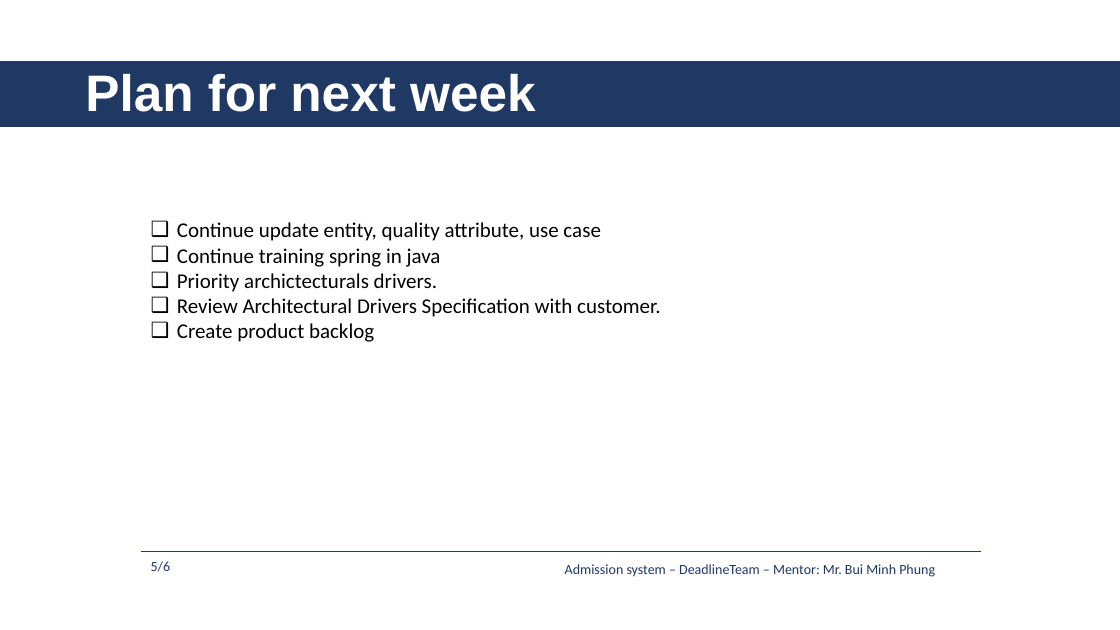
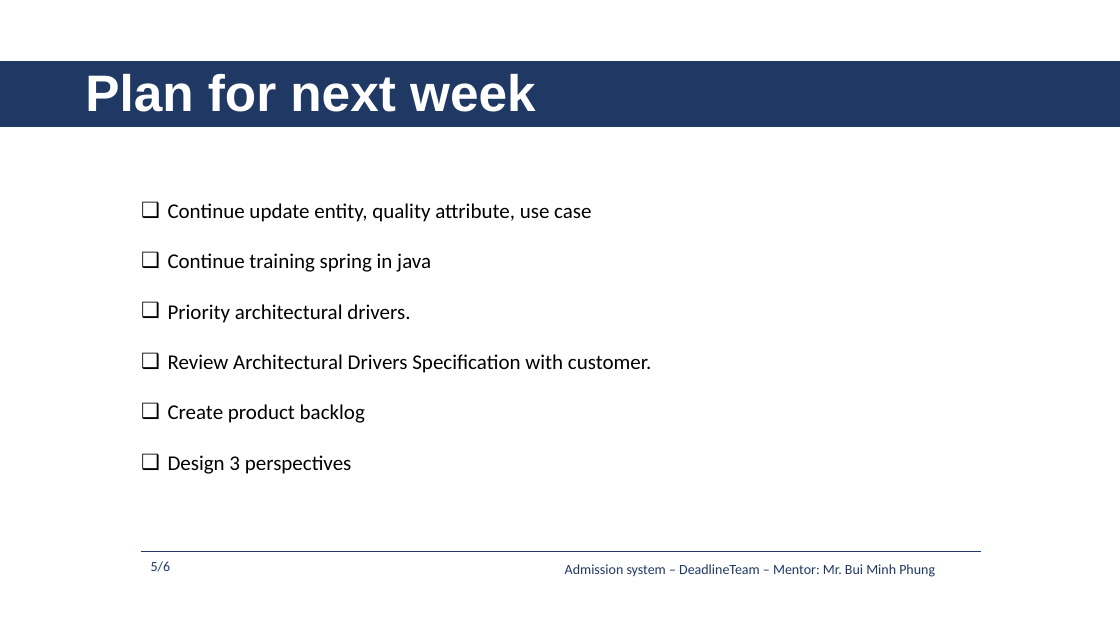
Before and after one commit to daotk/cap-deadline, a slide deck: slide 5 of 9. Presentation/AS_DeadlineTeam_Week9.pptx. Drawn at 1120x630 pixels with LibreOffice and Linux fonts; fonts in the diff are those of the drawing. Boxes give left, top, right and bottom in pixels: in the first picture for what was removed or moved away, otherwise in the second. Text is boxed around its words. In the diff, an @@ line names an element or a change of style, - is before the commit and + after.

```diff
--- a/9. Presentation/AS_DeadlineTeam_Week9.pptx
+++ b/9. Presentation/AS_DeadlineTeam_Week9.pptx
@@ text "Continue update entity, quality attribute, ...": place and size @@
-text "Continue update entity, quality attribute, ..." at bbox=[177, 222, 660, 342]
+text "Continue update entity, quality attribute, ..." at bbox=[168, 203, 651, 474]
@@ text at bbox=[168, 304, 410, 323]: text changed @@
-❑ Priority archictecturals drivers.
+❑ Priority architectural drivers.
@@ text at bbox=[168, 455, 352, 474]: paragraph added @@
+❑ Design 3 perspectives
```
